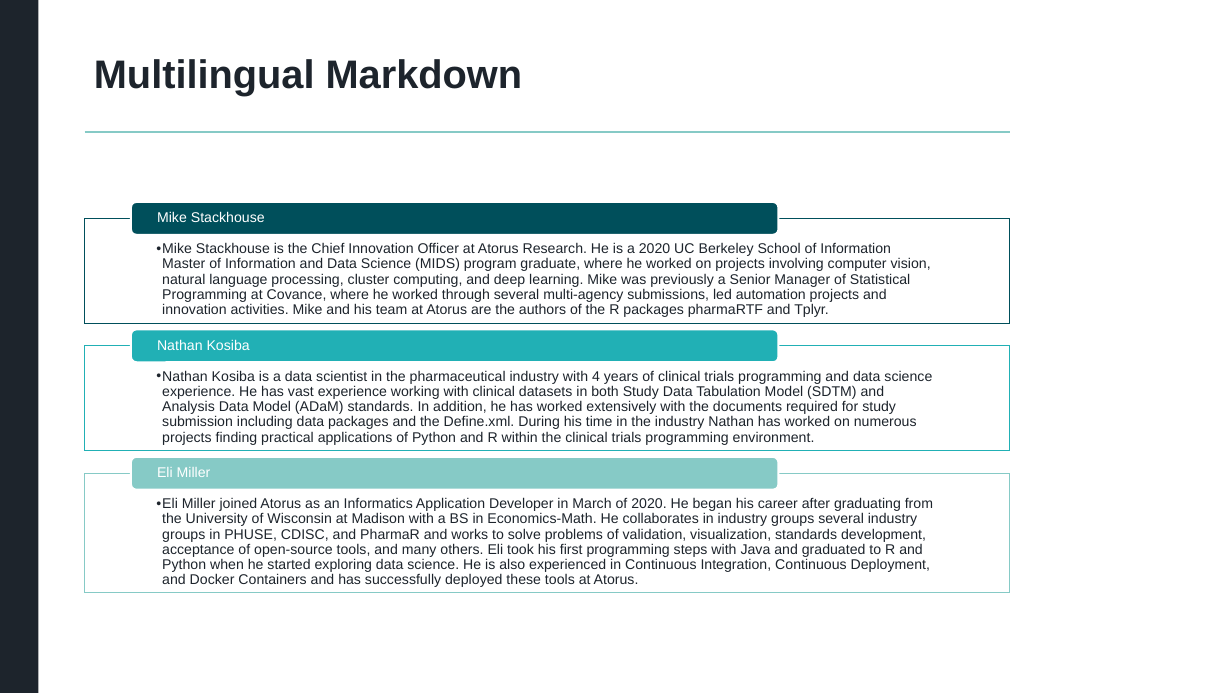
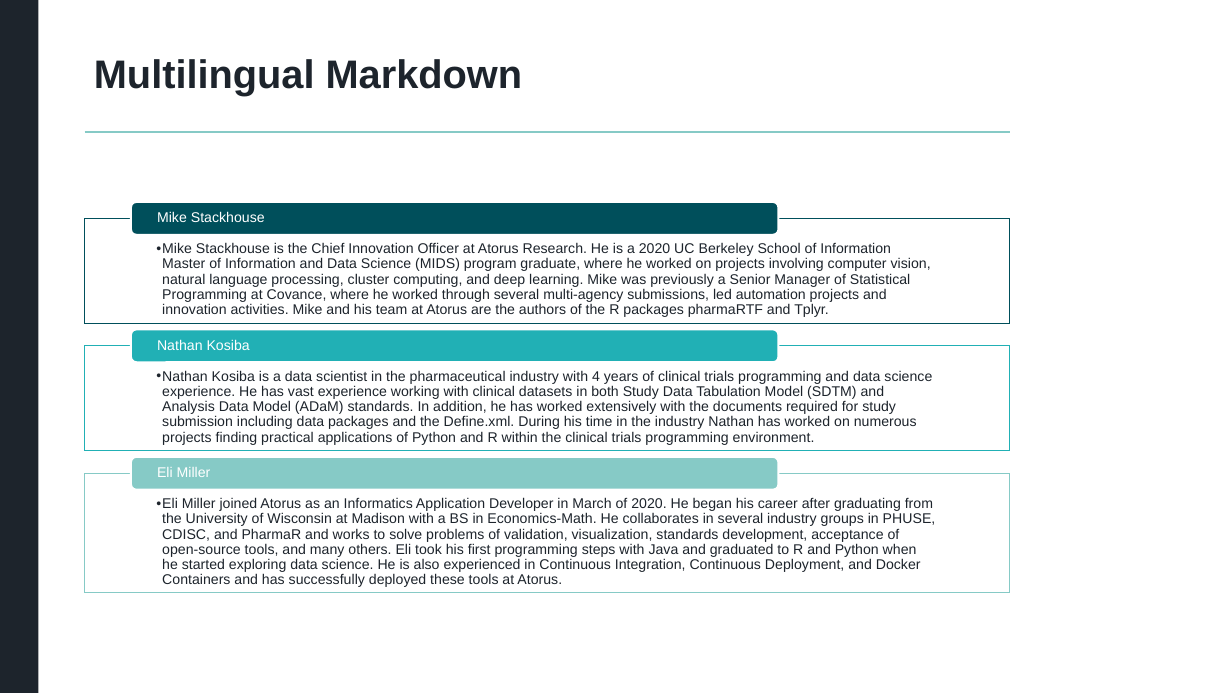
Before and after one commit to atorus-research/MultilingualMarkdown, a slide deck: slide 2 of MultilingualMarkdown.pptx. Drawn at 1232x693 pixels with LibreOffice and Linux fonts; fonts in the diff are those of the drawing; background and template pictures are left out. Boxes give left, top, right and bottom in pixels: in the first picture for what was removed or moved away, otherwise in the second. Text is boxed around its words. In the diff, an @@ line names an element or a change of style, - is before the commit and + after.

Commit message:
Slide updates

```diff
--- a/MultilingualMarkdown.pptx
+++ b/MultilingualMarkdown.pptx
@@ text at (156,497,936,587): text changed @@
-  • Eli Miller joined Atorus as an Informatics Application Developer in March of 2020. He began his career after graduating from the University of Wisconsin at Madison with a BS in Economics-Math. He collaborates in industry groups several industry groups in PHUSE, CDISC, and PharmaR and works to solve problems of validation, visualization, standards development, acceptance of open-source tools, and many others. Eli took his first programming steps with Java and graduated to R and Python when he started exploring data science. He is also experienced in Continuous Integration, Continuous Deployment, and Docker Containers and has successfully deployed these tools at Atorus.
+  • Eli Miller joined Atorus as an Informatics Application Developer in March of 2020. He began his career after graduating from the University of Wisconsin at Madison with a BS in Economics-Math. He collaborates in several industry groups in PHUSE, CDISC, and PharmaR and works to solve problems of validation, visualization, standards development, acceptance of open-source tools, and many others. Eli took his first programming steps with Java and graduated to R and Python when he started exploring data science. He is also experienced in Continuous Integration, Continuous Deployment, and Docker Containers and has successfully deployed these tools at Atorus.
```
Also in this commit, not shown: 2 other slides changed, 1 slide removed.
